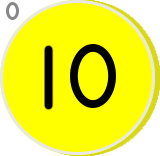
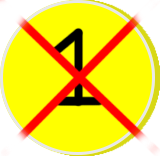
Layered file, before and after one edit (160x156). Changes by layer:
painted on "Слой 4" over [0, 0, 160, 156]
hid "Эллипс 3" over [6, 2, 19, 20]
hid "Эллипс 2" over [43, 44, 116, 111]
showed "Слой 1" over [51, 27, 105, 108]
